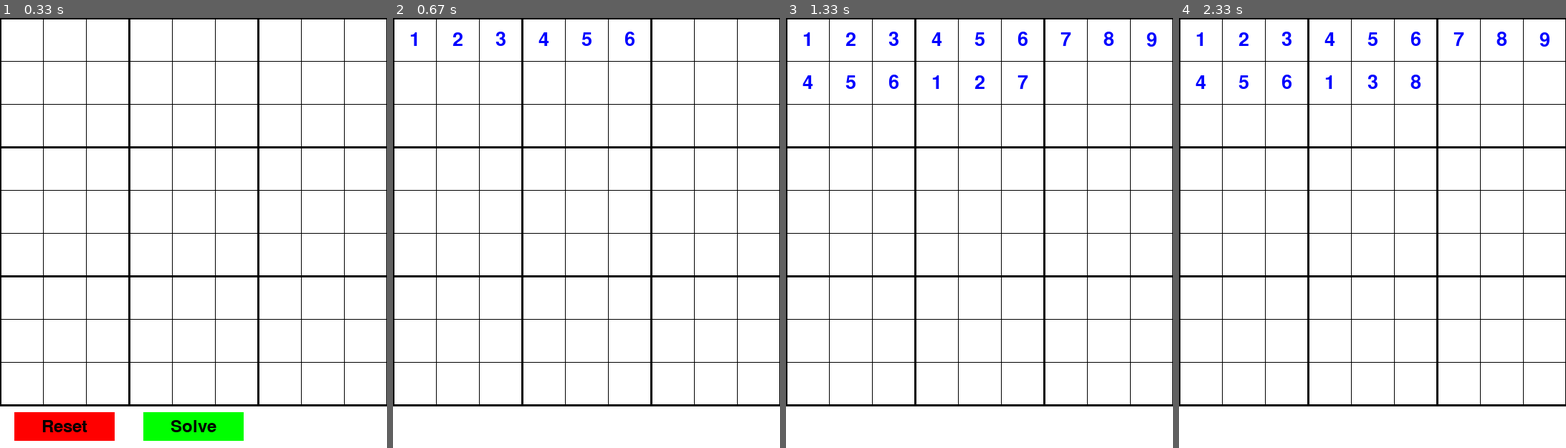
Above: before the commit, frames 1-4 (left to right).
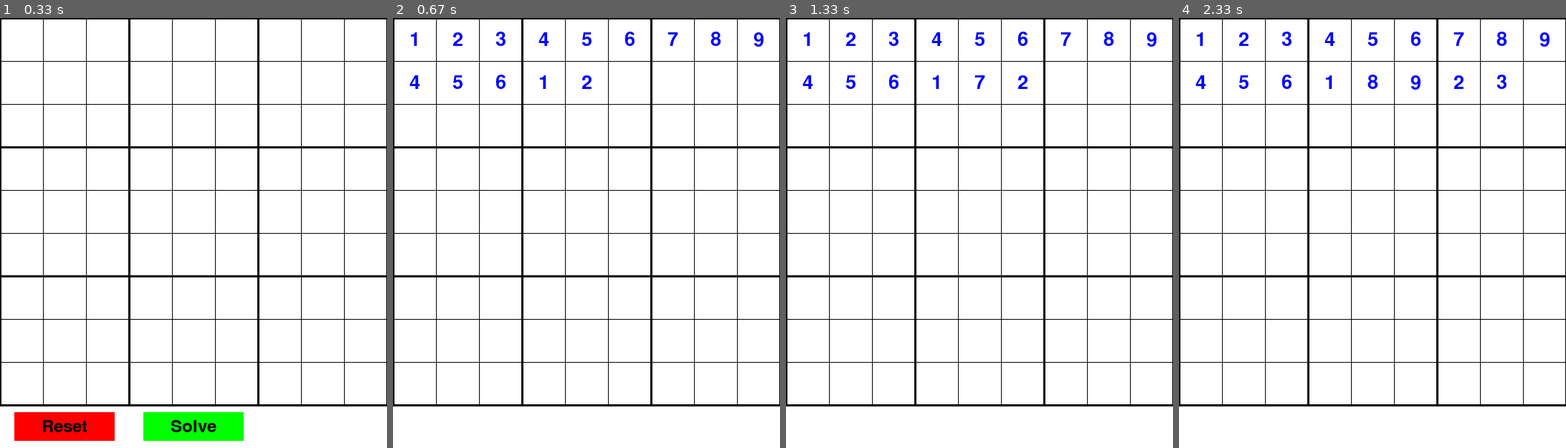
Above: after the commit, the same moments.

Repository: azharxkhan/Sudoku-Solver
Game: pygame game, started from sudoku_game.py
Same seed, same stepped clock (60 frames per second), same inputs: the game is played once before the commit and once after it.
Inputs:
- Up to frame 1 (0.33 s): no input
- Up to frame 2 (0.67 s): click "Solve" at 0.38 s
- Up to frame 3 (1.33 s): no input
- Up to frame 4 (2.33 s): no input

Frame 1 is identical in both runs. In frame 2, 0.4% of the frame differs, in the area x 4-96%, y 3-17%; in frame 3, less than 0.1%; in frame 4, 0.2%.

Commit message:
lowered time to solve sudoku

Diff:
--- a/sudoku_game.py
+++ b/sudoku_game.py
@@ -119,7 +119,7 @@
             screen.fill(WHITE)
             draw_board()
             pygame.display.update()
-            pygame.time.delay(50)
+            pygame.time.delay(20)
 
             if solve(bo):
                 return True
@@ -128,7 +128,7 @@
             screen.fill(WHITE)
             draw_board()
             pygame.display.update()
-            pygame.time.delay(50)
+            pygame.time.delay(20)
 
     return False
 
